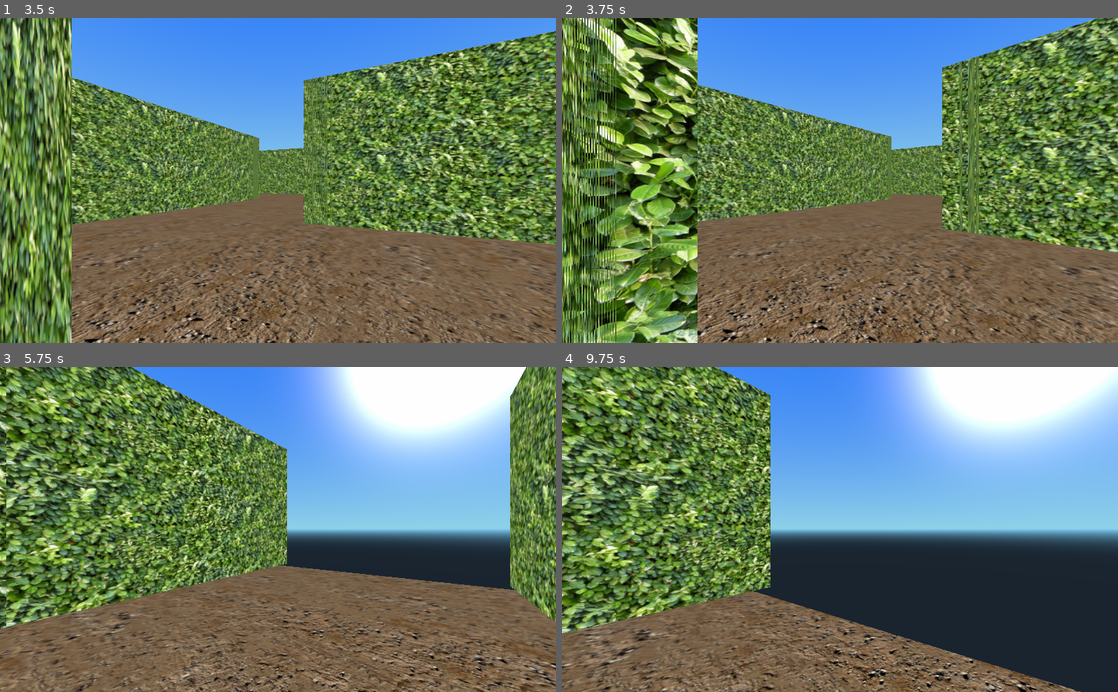
Above: before the commit, frames 1-4 (two rows, left to right).
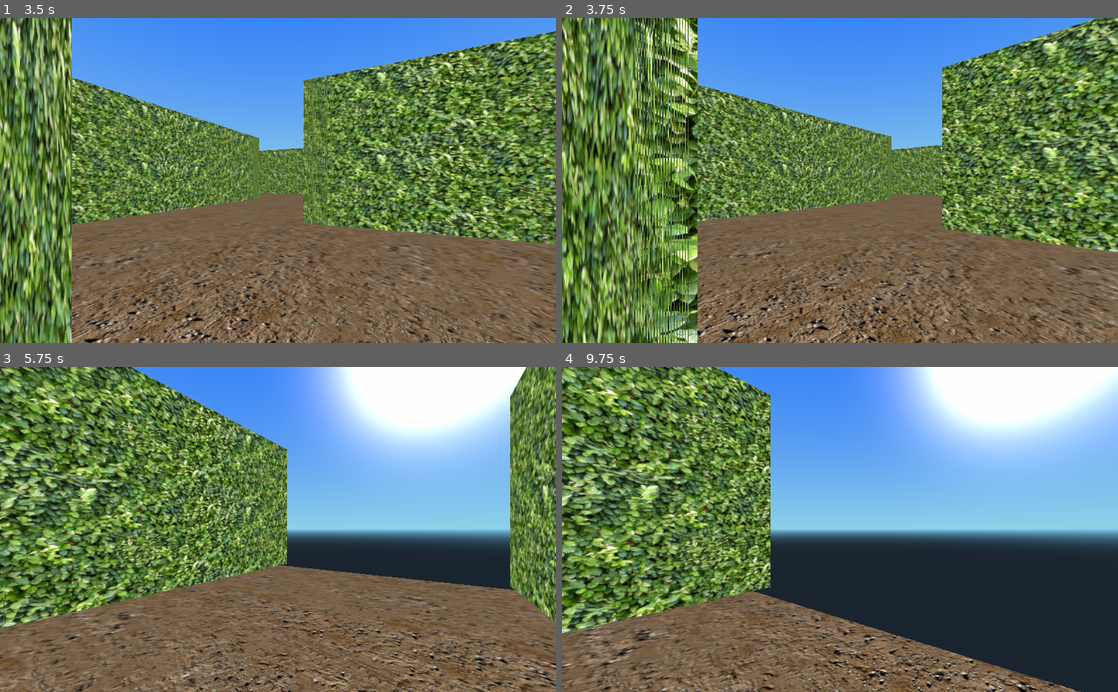
Above: after the commit, the same moments.

Repository: manisto/find-the-diamond
Game: Godot game, scene res://levels/map_maze/level.tscn
Two runs of this game, one before a commit and one after it. Both use one fixed random seed, a clock stepped at 60 frames per second and the inputs below.
Inputs:
- Up to frame 1 (3.5 s): tap Enter at 0.5 s; hold Right (ui_right) 0.53-1.28 s; hold Left (ui_left) 1.28-2.03 s; hold Right (ui_right) 2.03-2.78 s; hold Up (ui_up) from 2.78 s (still down)
- Up to frame 2 (3.75 s): release Up (ui_up) at 3.53 s; hold Left (ui_left) from 3.53 s (still down)
- Up to frame 3 (5.75 s): keep holding Left (ui_left)
- Up to frame 4 (9.75 s): release Left (ui_left) at 5.78 s; hold Right (ui_right) 5.78-6.53 s; hold Up (ui_up) 6.53-7.28 s; hold Right (ui_right) 7.28-8.03 s; hold Left (ui_left) 8.03-9.53 s; hold Up (ui_up) from 9.53 s (still down)

Frame 1 is identical in both runs. In frame 2, 12% of the frame differs, in the area x 0-75%, y 0-100%; in frame 3, 0.8%; in frame 4, less than 0.1%.

Commit message:
Added another line.

Diff:
--- a/levels/map_maze/level.tscn
+++ b/levels/map_maze/level.tscn
@@ -866,7 +866,9 @@
 
 [node name="line_11" type="Spatial" parent="maze" index="11"]
 
+editor/display_folded = true
 transform = Transform( 1, 0, 0, 0, 1, 0, 0, 0, 1, 80, 0, 88 )
+_sections_unfolded = [ "Transform" ]
 
 [node name="wall" parent="maze/line_11" index="0" instance=ExtResource( 5 )]
 
@@ -945,3 +947,85 @@
 [node name="wall18" parent="maze/line_11" index="19" instance=ExtResource( 5 )]
 
 transform = Transform( -1, 0, 8.74228e-008, 0, 1, 0, -8.74228e-008, 0, -1, -152, 0, -7.62939e-006 )
+
+[node name="line_12" type="Spatial" parent="maze" index="12"]
+
+transform = Transform( 1, 0, 0, 0, 1, 0, 0, 0, 1, 80, 0, 96 )
+
+[node name="wall" parent="maze/line_12" index="0" instance=ExtResource( 5 )]
+
+[node name="corner" parent="maze/line_12" index="1" instance=ExtResource( 4 )]
+
+transform = Transform( 1, 0, 0, 0, 1, 0, 0, 0, 1, -8, 0, 0 )
+
+[node name="wall2" parent="maze/line_12" index="2" instance=ExtResource( 5 )]
+
+transform = Transform( -4.37114e-008, 0, -1, 0, 1, 0, 1, 0, -4.37114e-008, -16, 0, 0 )
+
+[node name="wall3" parent="maze/line_12" index="3" instance=ExtResource( 5 )]
+
+transform = Transform( -1, 0, -8.74228e-008, 0, 1, 0, 8.74228e-008, 0, -1, -24, 0, 7.62939e-006 )
+
+[node name="floor" parent="maze/line_12" index="4" instance=ExtResource( 6 )]
+
+transform = Transform( 1, 0, 0, 0, 1, 0, 0, 0, 1, -32, 0, 0 )
+
+[node name="wall4" parent="maze/line_12" index="5" instance=ExtResource( 5 )]
+
+transform = Transform( 1.31134e-007, 0, -1, 0, 1, 0, 1, 0, 1.31134e-007, -40, 0, 1.52588e-005 )
+
+[node name="corner2" parent="maze/line_12" index="6" instance=ExtResource( 4 )]
+
+transform = Transform( -4.37114e-008, 0, -1, 0, 1, 0, 1, 0, -4.37114e-008, -48, 0, 0 )
+
+[node name="wall5" parent="maze/line_12" index="7" instance=ExtResource( 5 )]
+
+transform = Transform( -1, 0, -8.74228e-008, 0, 1, 0, 8.74228e-008, 0, -1, -56, 0, 1.52588e-005 )
+
+[node name="floor2" parent="maze/line_12" index="8" instance=ExtResource( 6 )]
+
+transform = Transform( 1, 0, 0, 0, 1, 0, 0, 0, 1, -64, 0, 0 )
+
+[node name="wall6" parent="maze/line_12" index="9" instance=ExtResource( 5 )]
+
+transform = Transform( 1.31134e-007, 0, -1, 0, 1, 0, 1, 0, 1.31134e-007, -72, 0, 1.52588e-005 )
+
+[node name="wall7" parent="maze/line_12" index="10" instance=ExtResource( 5 )]
+
+transform = Transform( -1, 0, -8.74228e-008, 0, 1, 0, 8.74228e-008, 0, -1, -80, 0, 1.52588e-005 )
+
+[node name="wall8" parent="maze/line_12" index="11" instance=ExtResource( 5 )]
+
+transform = Transform( 1.31134e-007, 0, -1, 0, 1, 0, 1, 0, 1.31134e-007, -88, 0, 1.52588e-005 )
+
+[node name="wall9" parent="maze/line_12" index="12" instance=ExtResource( 5 )]
+
+transform = Transform( -1, 0, -8.74228e-008, 0, 1, 0, 8.74228e-008, 0, -1, -96, 0, 1.52588e-005 )
+
+[node name="floor3" parent="maze/line_12" index="13" instance=ExtResource( 6 )]
+
+transform = Transform( 1, 0, 0, 0, 1, 0, 0, 0, 1, -104, 0, 0 )
+
+[node name="floor4" parent="maze/line_12" index="14" instance=ExtResource( 6 )]
+
+transform = Transform( 1, 0, 0, 0, 1, 0, 0, 0, 1, -112, 0, 0 )
+
+[node name="wall10" parent="maze/line_12" index="15" instance=ExtResource( 5 )]
+
+transform = Transform( 1.31134e-007, 0, -1, 0, 1, 0, 1, 0, 1.31134e-007, -120, 0, 1.52588e-005 )
+
+[node name="wall11" parent="maze/line_12" index="16" instance=ExtResource( 5 )]
+
+transform = Transform( 1, 0, 1.74846e-007, 0, 1, 0, -1.74846e-007, 0, 1, -128, 0, 1.52588e-005 )
+
+[node name="wall12" parent="maze/line_12" index="17" instance=ExtResource( 5 )]
+
+transform = Transform( -1, 0, -2.62268e-007, 0, 1, 0, 2.62268e-007, 0, -1, -136, 0, 7.62939e-006 )
+
+[node name="floor5" parent="maze/line_12" index="18" instance=ExtResource( 6 )]
+
+transform = Transform( 1, 0, 0, 0, 1, 0, 0, 0, 1, -144, 0, 0 )
+
+[node name="corner3" parent="maze/line_12" index="19" instance=ExtResource( 4 )]
+
+transform = Transform( -4.37114e-008, 0, -1, 0, 1, 0, 1, 0, -4.37114e-008, -152, 0, 0 )
